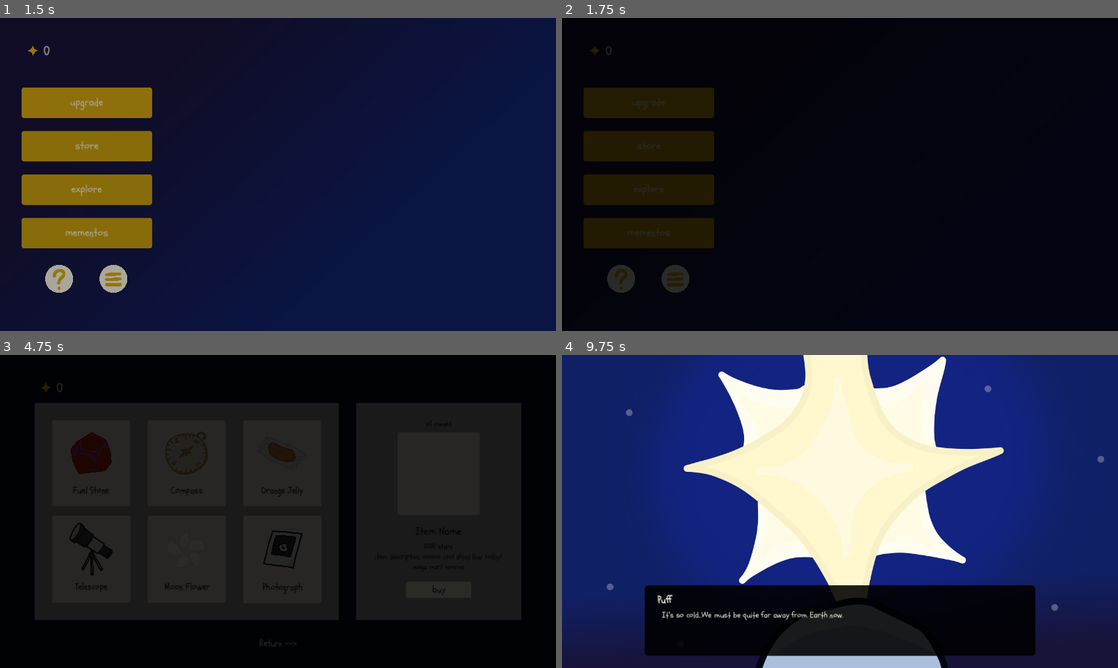
Above: before the commit, frames 1-4 (two rows, left to right).
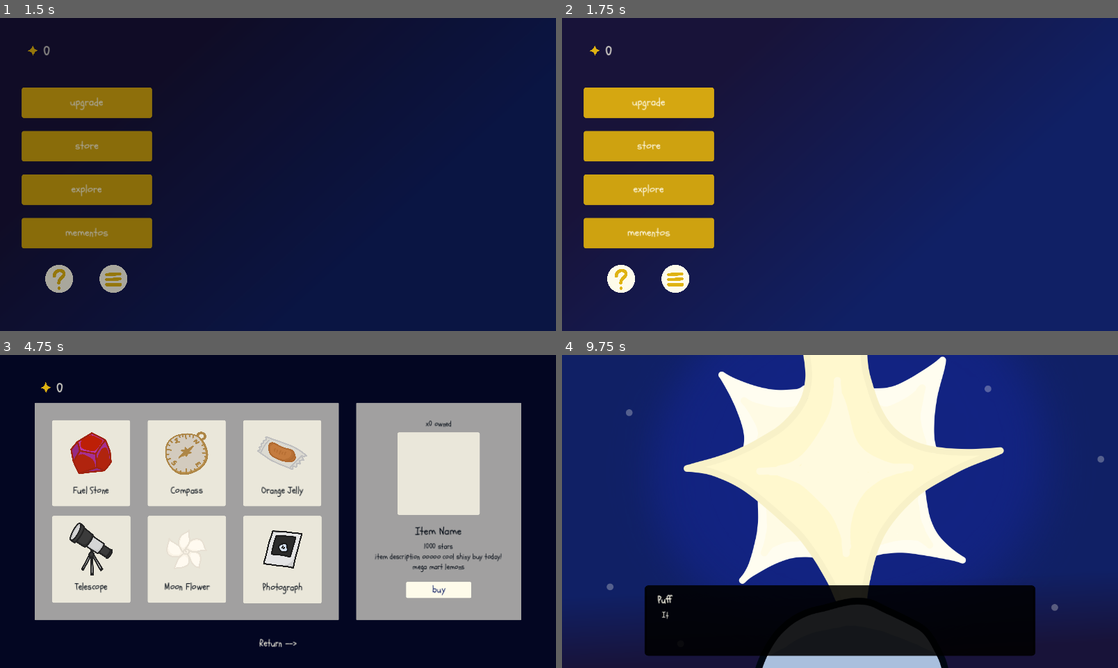
Above: after the commit, the same moments.

Repository: solicht88/I-am-a-Fluff
Game: Godot game, scene res://scenes/title/title_screen.tscn
Same seed, same stepped clock (60 frames per second), same inputs: the game is played once before the commit and once after it.
Inputs (mouse positions are in pixels of both pictures, inside the frame that each line leads up to):
- Up to frame 1 (1.5 s): click "New Game" at 0.5 s; click "upgrade" at 1.25 s
- Up to frame 2 (1.75 s): no input
- Up to frame 3 (4.75 s): click "lvl up" at 2 s; click "Return -->" at 2.75 s; click "store" at 3.5 s; click "Return -->" at 4.25 s
- Up to frame 4 (9.75 s): click "explore" at 5 s; click "explore" at 5.75 s; click "Return -->" at 6.5 s; click "Explore" at 7.25 s; move the mouse to (962, 495) at 8.02 s; press the mouse at (962, 495) at 8.03 s; tap Enter at 8.75 s; move the mouse to (728, 527) at 8.77 s; release the mouse at (728, 527) at 8.78 s; click (728, 527) at 8.85 s; click (562, 358) at 9.5 s

Frame 1 is identical in both runs. In frame 2, 100% of the frame differs, in the area x 0-100%, y 0-100%; in frame 3, 100%; in frame 4, 0.3%.

Commit message:
fixed dialogue skipping from skipping multiple lines, fade out animation in endings, 'choice endings, & replayability after first ending

Diff:
--- a/scenes/cutscenes/choice.tscn
+++ b/scenes/cutscenes/choice.tscn
@@ -121,8 +121,9 @@
 offset_top = 120.0
 offset_right = 600.0
 offset_bottom = 165.0
+mouse_default_cursor_shape = 2
 theme = ExtResource("1_u2d8b")
-text = "Choice 1"
+text = "Join Ma"
 
 [node name="choice_2" type="Button" parent="."]
 modulate = Color(1, 1, 1, 0)
@@ -132,8 +133,9 @@
 offset_top = 120.0
 offset_right = 830.0
 offset_bottom = 165.0
+mouse_default_cursor_shape = 2
 theme = ExtResource("1_u2d8b")
-text = "Choice 2"
+text = "Leave Ma"
 
 [node name="AnimationPlayer" type="AnimationPlayer" parent="."]
 libraries = {
--- a/scenes/cutscenes/cutscene_node.tscn
+++ b/scenes/cutscenes/cutscene_node.tscn
@@ -1,8 +1,11 @@
-[gd_scene load_steps=4 format=3 uid="uid://bpixgno13xw1c"]
+[gd_scene load_steps=5 format=3 uid="uid://bpixgno13xw1c"]
 
 [ext_resource type="Script" path="res://scripts/cutscenes/cutscene_node.gd" id="1_tc1lt"]
 [ext_resource type="Texture2D" uid="uid://bba5mxurhq2jb" path="res://img/cutscenes/opening.png" id="1_tqe8f"]
 [ext_resource type="PackedScene" uid="uid://b3xvjxoxsrle" path="res://scenes/cutscenes/dialogue_box.tscn" id="2_jpds3"]
+
+[sub_resource type="StyleBoxFlat" id="StyleBoxFlat_wtowu"]
+bg_color = Color(0, 0, 0, 1)
 
 [node name="cutscene" type="Node2D"]
 script = ExtResource("1_tc1lt")
@@ -13,3 +16,10 @@
 
 [node name="dialogue_box" parent="." instance=ExtResource("2_jpds3")]
 visible = false
+
+[node name="Panel" type="Panel" parent="."]
+visible = false
+z_index = 1
+offset_right = 1280.0
+offset_bottom = 720.0
+theme_override_styles/panel = SubResource("StyleBoxFlat_wtowu")
--- a/scenes/cutscenes/dialogue_box.tscn
+++ b/scenes/cutscenes/dialogue_box.tscn
@@ -28,7 +28,7 @@
 "times": PackedFloat32Array(0),
 "transitions": PackedFloat32Array(1),
 "update": 0,
-"values": [Vector2(190, 530)]
+"values": [Vector2(631, 530)]
 }
 tracks/1/type = "value"
 tracks/1/imported = false
@@ -40,7 +40,7 @@
 "times": PackedFloat32Array(0),
 "transitions": PackedFloat32Array(1),
 "update": 0,
-"values": [Vector2(1, 1)]
+"values": [Vector2(0.01, 0.01)]
 }
 
 [sub_resource type="Animation" id="Animation_6710h"]
@@ -118,10 +118,11 @@
 [node name="Panel" type="Panel" parent="."]
 custom_minimum_size = Vector2(900, 162)
 layout_mode = 0
-offset_left = 190.0
+offset_left = 631.0
 offset_top = 530.0
-offset_right = 1090.0
+offset_right = 1531.0
 offset_bottom = 692.0
+scale = Vector2(0.01, 0.01)
 theme_override_styles/panel = SubResource("StyleBoxFlat_ileqh")
 
 [node name="name" type="Label" parent="Panel"]
--- a/scenes/main/main.tscn
+++ b/scenes/main/main.tscn
@@ -19,5 +19,9 @@
 [node name="FlowerTimer" type="Timer" parent="."]
 wait_time = 8.0
 
+[node name="TeleTimer" type="Timer" parent="."]
+wait_time = 6.0
+
 [connection signal="timeout" from="Timer" to="." method="_on_timer_timeout"]
 [connection signal="timeout" from="FlowerTimer" to="." method="_on_flower_timer_timeout"]
+[connection signal="timeout" from="TeleTimer" to="." method="_on_tele_timer_timeout"]
--- a/scenes/transition_animation.tscn
+++ b/scenes/transition_animation.tscn
@@ -12,7 +12,7 @@
 "times": PackedFloat32Array(0),
 "transitions": PackedFloat32Array(1),
 "update": 0,
-"values": [Color(0, 0, 0, 0)]
+"values": [Color(0, 0, 0, 1)]
 }
 
 [sub_resource type="Animation" id="Animation_68yyo"]
@@ -61,7 +61,7 @@
 custom_minimum_size = Vector2(1280, 720)
 offset_right = 40.0
 offset_bottom = 40.0
-color = Color(0, 0, 0, 0)
+color = Color(0, 0, 0, 1)
 
 [node name="transition_player" type="AnimationPlayer" parent="."]
 libraries = {
--- a/scripts/cutscenes/choice.gd
+++ b/scripts/cutscenes/choice.gd
@@ -1,12 +1,12 @@
 extends Control
 
-# TODO: signal when a choice has been made & connect to ending cutscenes
+# signals when a choice has been made & connects to ending cutscenes
 signal chosen_choice(key)
 
 
 # Called when the node enters the scene tree for the first time.
 func _ready():
-	#chosen_choice.connect($AnimationPlayer.play("fade_out"))
+	#chosen_choice.connect(_fade_out)
 	pass
 
 
@@ -15,9 +15,17 @@
 	pass
 
 
+func _fade_out():
+	$AnimationPlayer.play("fade_out")
+	await $AnimationPlayer.animation_finished
+	self.visible = false
+
+
 func _on_choice_1_pressed():
 	chosen_choice.emit("choice_1")
+	_fade_out()
 
 
 func _on_choice_2_pressed():
 	chosen_choice.emit("choice_2")
+	_fade_out()
--- a/scripts/cutscenes/cutscene_node.gd
+++ b/scripts/cutscenes/cutscene_node.gd
@@ -56,14 +56,16 @@
 		get_tree().change_scene_to_file("res://scenes/main/main.tscn")
 
 
-# TODO: make function that plays cutscenes (mostly useful for endings)
+# plays cutscenes (mostly useful for endings)
 func _play_scene():
+	$Panel.visible = true
 	$bg.texture = scene_img
-	# TODO: fix whatever is making this fade out not play properly
+	await get_tree().create_timer(0.05).timeout
+	# an honest brute force fix for the animation using a panel
+	$Panel.visible = false
 	Global.fade_out()
 
 	await get_tree().create_timer(1).timeout
-	print("playing new scene!")
 	$dialogue_box.visible = true
 	dial_ready.emit()
 
--- a/scripts/cutscenes/dialogue_box.gd
+++ b/scripts/cutscenes/dialogue_box.gd
@@ -16,23 +16,18 @@
 
 # Called when the node enters the scene tree for the first time.
 func _ready():
-	# TODO: change this to connect dialogue function w/ dial_ready signal
-	# then wait for dialogue finished signal to close
 	await get_parent().dial_ready
-	print("dial ready!")
+	#print("dial ready!")
 	$choice.visible = false
 	$AnimationPlayer.play("open")
 
-	# TODO: move this into start_dial, await start_dial instead?
-	# OR: connect dialogue to parent dial_ready signal
+	# ready does initial cutscene
+	# + connect dialogue to parent dial_ready signal for endings
 	name_lbl.text = ""
 	text_lbl.text = ""
 	get_parent().dial_ready.connect(_start_dial)
 
 	await _play_dial(Data.cutscene_data[key].slice(1))
-
-	# TODO: change key based on ending, play dialgoue on _play_s cene() in parent
-	# TODO: update this using _update_data if i don't move it
 
 	# changing above to match
 	match key:
@@ -55,9 +50,7 @@
 
 			# fade out after picking a choice
 			await $choice.chosen_choice
-			$choice/AnimationPlayer.play("fade_out")
 			await get_tree().create_timer(0.5).timeout
-			$choice.visible = false
 		"choice_1":
 			_update_data("choice_1_finale")
 		"choice_2":
@@ -87,7 +80,7 @@
 
 # click proceeds dialogue
 func _input(event):
-	if event.is_action_pressed("leftclick"):
+	if event.is_action_released("leftclick"):
 		cont_dial.emit()
 		if playing_dial:
 			skip_dial = true
@@ -130,7 +123,6 @@
 			# implements choice endings
 			# connects _update_data to selected choice
 			$choice.chosen_choice.connect(_update_data)
-			$choice.color.a = 0
 			$choice.visible = true
 			$choice/AnimationPlayer.play("fade_in")
 			await get_tree().create_timer(0.5).timeout
@@ -169,8 +161,8 @@
 		playing_dial = false
 		# TODO: show "next_img" in dialogue box when line finished (might not do this)
 		await cont_dial
-	# TODO: add signal for end of dialogue (might not need?)
-	# only add if doesn't wait for _start_dial()
+		# prevents accidentally skipping next dialogue
+		await get_tree().create_timer(0.05).timeout
 
 
 func _update_data(new_key):
--- a/scripts/explore/exp_interface.gd
+++ b/scripts/explore/exp_interface.gd
@@ -7,7 +7,7 @@
 
 var popup = preload("res://scenes/explore/exp_popup.tscn")
 
-var exp_btn_pos = [Vector2(685, 210), Vector2(724, 195), Vector2(1038, 330)][Save.save_data.exp_lvl]
+var exp_btn_pos = [Vector2(685, 210), Vector2(724, 195), Vector2(1038, 330), Vector2(1038, 330)][Save.save_data.exp_lvl]
 
 # Called when the node enters the scene tree for the first time.
 func _ready():
--- a/scripts/explore/exp_popup.gd
+++ b/scripts/explore/exp_popup.gd
@@ -11,10 +11,10 @@
 	for item in Data.exp_items:
 		if inv[item] != item_max[item]:
 			can_exp = false
-			print("cant explore :()")
+			#print("cant explore :(")
 			$Panel/exp_btn.set_default_cursor_shape(Input.CURSOR_ARROW)
 
-	if can_exp and save_data.exp_lvl < 3:
+	if can_exp and save_data.exp_lvl <= 3:
 		$Panel/exp_btn.disabled = false
 
 
--- a/scripts/explore/explore.gd
+++ b/scripts/explore/explore.gd
@@ -7,7 +7,10 @@
 # Called when the node enters the scene tree for the first time.
 func _ready():
 	await ready
-	bg_sprite.texture = Data.exp_bgs[save_data.exp_lvl]
+	if save_data.exp_lvl >= 3:
+		bg_sprite.texture = Data.exp_bgs[2]
+	else:
+		bg_sprite.texture = Data.exp_bgs[save_data.exp_lvl]
 
 
 # Called every frame. 'delta' is the elapsed time since the previous frame.
--- a/scripts/global/data.gd
+++ b/scripts/global/data.gd
@@ -67,7 +67,7 @@
 # format: [image, name, price, description]
 var item_data: Dictionary = {
 	"fuel": [fuel_img, "Fuel Stone", str(item_cost["fuel"]) + " Stars\n", "Keeps Puff warm during explorations through the Milky Way"],
-	"telescope": [telescope_img, "Telescope", str(item_cost["telescope"]) + " Stars\n", "A nice telescope. Groups up to 4 stars to be collected together."],
+	"telescope": [telescope_img, "Telescope", str(item_cost["telescope"]) + " Stars\n", "A nice telescope. Helps Puff spot an additional star every 6 secs."],
 	"compass": [compass_img, "Compass", str(item_cost["compass"]) + " Stars\n", "Helps Puff to navigate where to go when exploring"],
 	"jelly": [jelly_img, "Orange Jelly", str(item_cost["jelly"]) + " Stars\n", "Puff's favorite snack! Keeps her from going hungry while exploring"],
 	"flower": [flower_img, "Moon Flower", str(item_cost["flower"]) + " Stars\n", "A peculiar flower. Attracts an additional star to Puff every 8 secs."],
@@ -369,20 +369,23 @@
 		["Puff", "Puff is glad we got to see each other once more, Ma."],
 		["Puff", "It was a long journey, but Puff knows the way back, so don't worry"],
 		["Puff", "Thank you for teaching Puff so many things. Thank you for taking care of Puff until now."],
-		["Puff", "We may not have been able to find the other Fluffs that day, but you treated Puff like your own child."],
+		["Puff", "We may not have been able to find the other Fluffs that day...
+		But you took Puff in, and treated us like your own human child."],
 		["Puff", "Thanks to you, Puff got to learn so much.
 		We experienced the beauty of the world, the warmth of love, without even meeting another Fluff."],
 		["Puff", "Puff might visit again one day. So don't disappear, okay? Promise."],
 		["Puff", "By then, Puff will have experience so much more of the Earth. Puff will bring so many memories, so many stories to tell you, Ma."],
 		["Puff", "It'll be Puff's turn to teach you new things."],
-		["Puff", "So, Puff is thankful for everything you've given us. See you later, Ma."]
+		["Puff", "So, Puff is thankful for everything you've given us.
+		See you later, Ma."]
 	],
 	"choice_2_finale": [
 		finale_cutscene,
 		["Puff", "It's cold. Puff will definitely miss you, Ma."],
 		["Puff", "But, Puff can't rely on Ma forever. Eventually, we would split to go our own ways."],
 		["Puff", "The path you chose was beautiful, Ma.
-		It's just not the path Puff will follow. At least, not now."],
+		It's just not the path Puff will follow. Not yet, at least.
+		After all, Puff wants to try living on Earth a little longer."],
 		["Puff", "Ma, we will meet again one day.
 		Keep shining brightly, and be the star you've always dreamed of becoming."]
 	]
--- a/scripts/global/global.gd
+++ b/scripts/global/global.gd
@@ -3,7 +3,6 @@
 var transition_node = preload("res://scenes/transition_animation.tscn")
 
 func fade_out():
-	print("fading out")
 	var transition = transition_node.instantiate()
 	transition.get_node("ColorRect").color.a = 255
 	add_child(transition)
@@ -11,15 +10,15 @@
 	var player = $transition_animation/transition_player
 	#print("fade out")
 	player.play("fade_out")
-	await player.animation_finished
-	print("deleting fade...")
+	await get_tree().create_timer(0.5).timeout
+	#await player.animation_finished
 	transition.queue_free()
 
 
 func fade_in():
 	var transition = transition_node.instantiate()
+	transition.get_node("ColorRect").color.a = 0
 	add_child(transition)
-	transition.get_node("ColorRect").color.a = 0
 
 	var player = $transition_animation/transition_player
 	#print("fade in")
--- a/scripts/global/save.gd
+++ b/scripts/global/save.gd
@@ -16,13 +16,13 @@
 		"fuel": 3,
 		"compass": 1,
 		"jelly": 2,
-		"telescope": 0,
-		"flower": 0,
-		"dust": 0,
-		"ribbon": 0,
-		"lotus": 0,
-		"candle": 0,
-		"photo": 0
+		"telescope": 1,
+		"flower": 1,
+		"dust": 1,
+		"ribbon": 1,
+		"lotus": 1,
+		"candle": 1,
+		"photo": 1
 		}, # dictionary to store owned items
 }
 
--- a/scripts/main/main.gd
+++ b/scripts/main/main.gd
@@ -4,6 +4,7 @@
 @onready var counter := $interface/counter as Label
 @onready var timer := $Timer as Timer
 @onready var flower_timer := $FlowerTimer as Timer
+@onready var tele_timer := $TeleTimer as Timer
 @onready var bg_sprite := $bg
 # temp testing for manually placed star
 #@onready var star := $star1/Area2D as Node2D
@@ -51,6 +52,9 @@
 	# moon flower spawns an additional star every 8 seconds
 	if save_data.inventory["flower"]:
 		flower_timer.start()
+	# telescope spawns an additional star every 6 seconds
+	if save_data.inventory["telescope"]:
+		tele_timer.start()
 
 	# TODO: add pop-up for obtained memento after increase in exp_lvl
 
@@ -88,7 +92,7 @@
 	new_star.get_node("Sprite2D").self_modulate.a = 0
 	animation.play("appear")
 
-	# TODO: add telescope function: connects up to 4 stars together in "groups"
+	# (maybe in future update/remake) telescope function: connects up to 4 stars together in "groups"
 
 
 func _on_timer_timeout():
@@ -97,10 +101,15 @@
 	#print(timer.wait_time)
 	timer.start()
 
+
 func _on_flower_timer_timeout():
 	#print("moon flower in action!")
 	_spawn_star()
 	flower_timer.start()
+
+func _on_tele_timer_timeout():
+	_spawn_star()
+	tele_timer.start()
 
 
 # Menu
